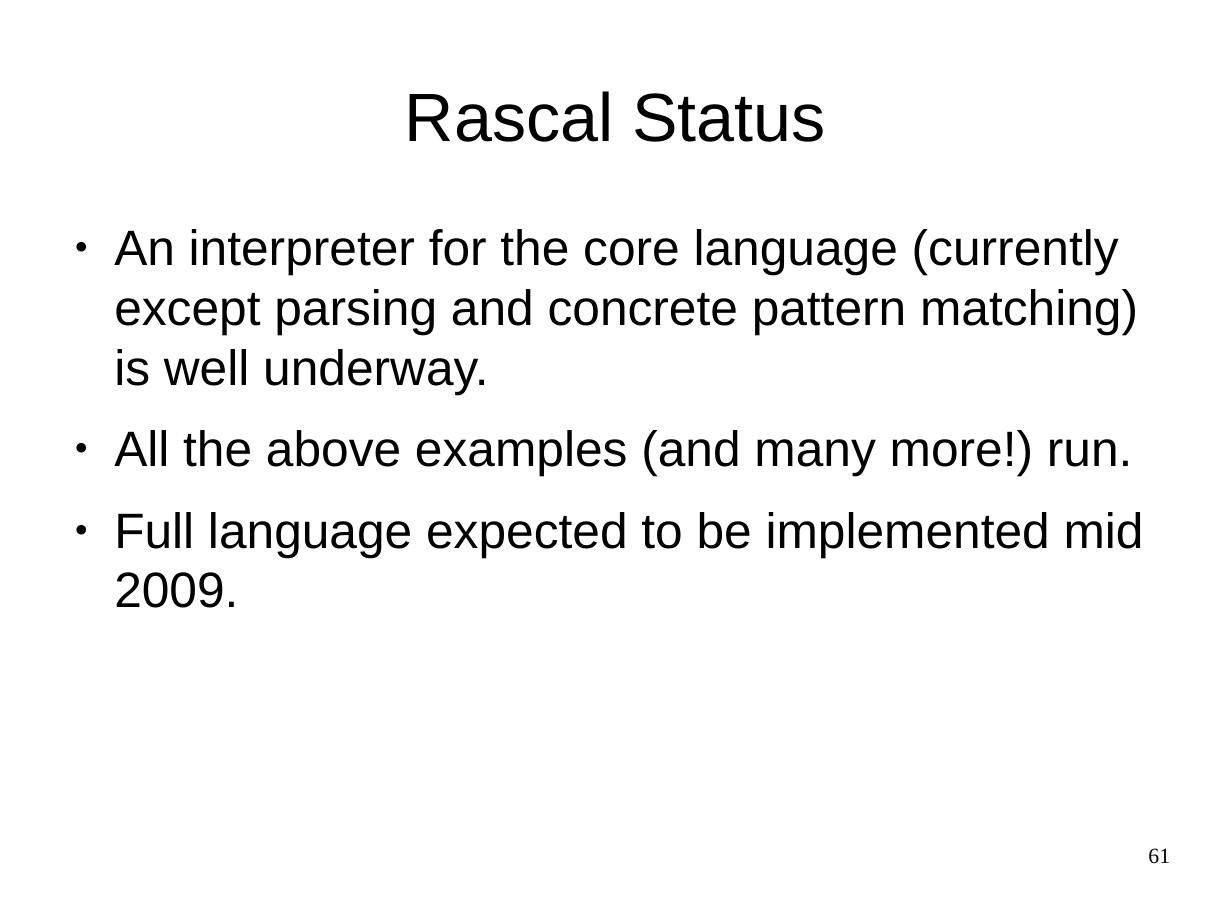
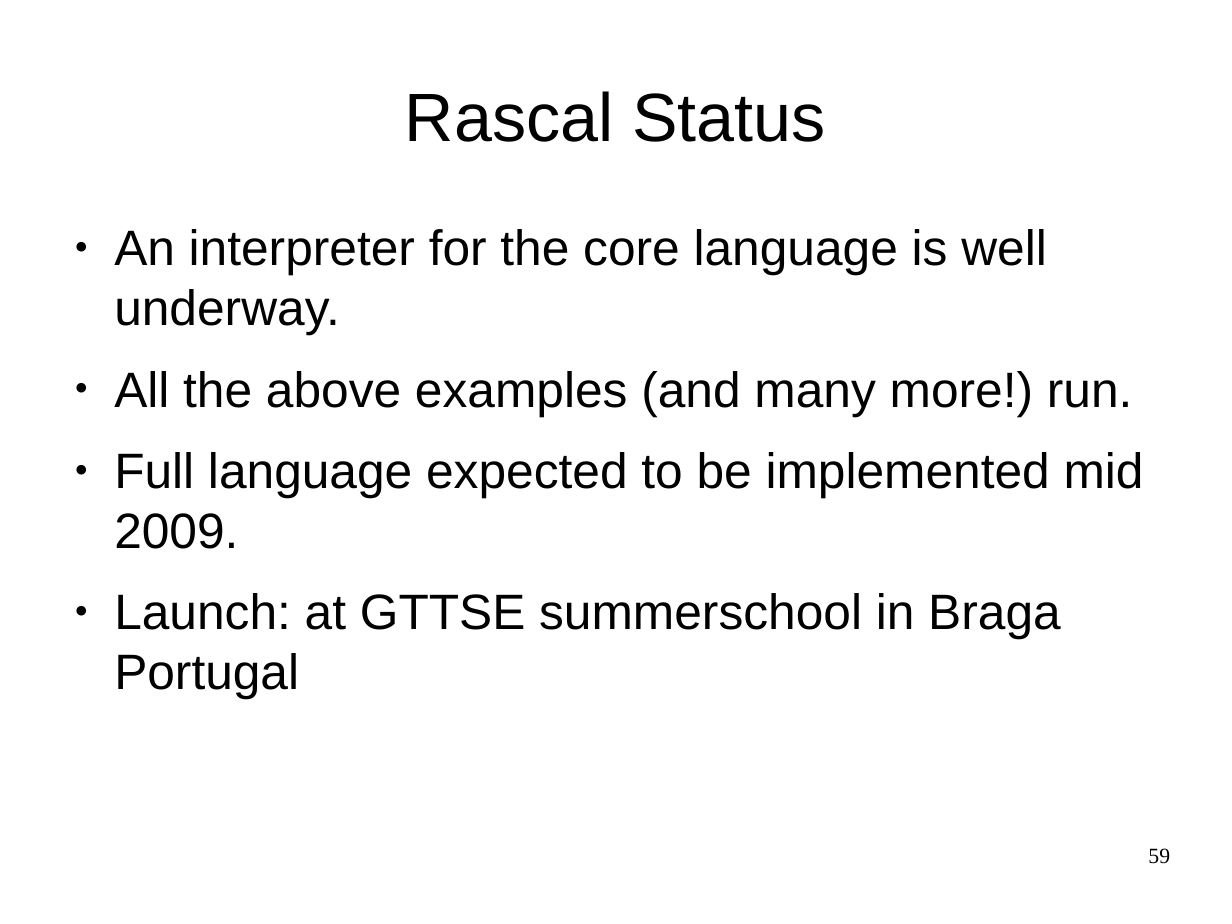
Before and after one commit to cwi-swat/meta-environment, a slide deck: slide 59 of meta-doc/analysis/rascal-slides/rascal-slides.odp (slide 61 before the commit). Drawn at 1232x924 pixels with LibreOffice and Linux fonts; fonts in the diff are those of the drawing; background and template pictures are left out. Boxes give left, top, right and bottom in pixels: in the first picture for what was removed or moved away, otherwise in the second. Text is boxed around its words. In the diff, an @@ line names an element or a change of style, - is before the commit and + after.

```diff
--- a/meta-doc/analysis/rascal-slides/rascal-slides.odp
+++ b/meta-doc/analysis/rascal-slides/rascal-slides.odp
@@ text at box(114, 229, 1047, 334): text changed @@
-● An interpreter for the core language (currently except parsing and concrete pattern matching) is well underway.
+● An interpreter for the core language is well underway.
@@ text at box(114, 593, 1061, 699): paragraph added @@
+● Launch: at GTTSE summerschool in Braga Portugal
@@ page number at box(1148, 848, 1170, 864): text changed @@
-61
+59
```
Also in this commit, not shown: 7 other slides changed, 2 slides added, 3 slides removed.
